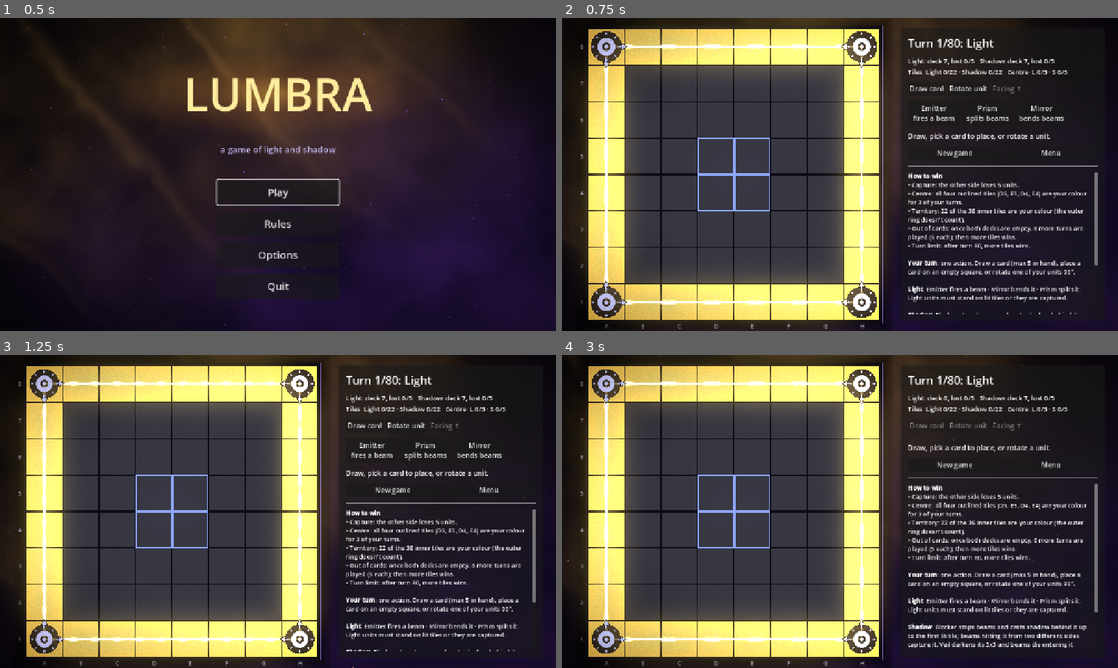
Above: before the commit, frames 1-4 (two rows, left to right).
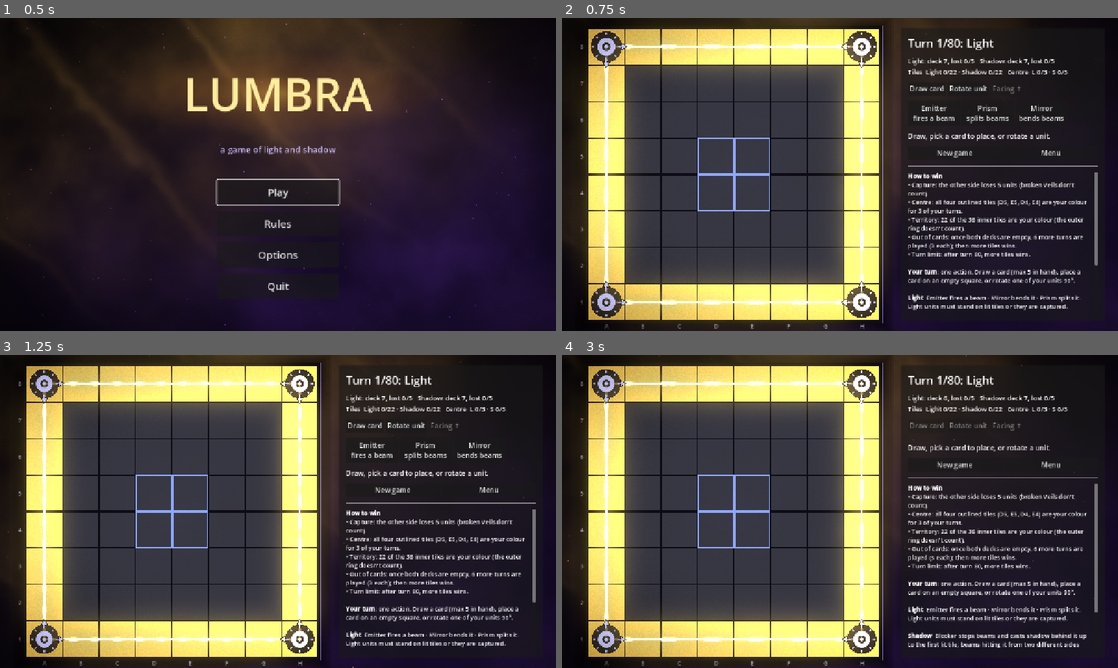
Above: after the commit, the same moments.

Repository: JabberBinKibria/Lumbra
Game: Godot game, scene res://scenes/main.tscn
The game is run twice, just before and just after one commit, with the same random seed, the same clock (stepped at 60 frames per second) and the same inputs.
Inputs:
- Up to frame 1 (0.5 s): no input
- Up to frame 2 (0.75 s): click "Play" at 0.5 s
- Up to frame 3 (1.25 s): no input
- Up to frame 4 (3 s): click "New game" at 1.25 s; click "New game" at 2 s; click "Draw card" at 2.75 s

Frame 1 is identical in both runs. In frame 2, 4.1% of the frame differs, in the area x 62-95%, y 52-95%; in frame 3, 4.1%; in frame 4, 5.0%, in the area x 62-95%, y 44-94%.

Commit message:
Let any Veil break to beams from two directions
Veils away from the centre and corners could never be captured, even
with beams entering their darkness from two sides.

- Any Veil now breaks when beams enter its darkness from two different
  directions (corner-emitter beams still pass through and don't count)
- Broken Veils don't count toward the capture limit
  (Rules.BROKEN_VEILS_COUNT); making every Veil capturable without this
  gave Light ~80% wins, with it self-play stays at 46.5 / 53.5
- Hit markers on every Veil; capture notice marks broken Veils
- Rules panel, README and balance simulator updated to match

Co-Authored-By: Claude Opus 5.5 <noreply@anthropic.com>

Diff:
--- a/scripts/board/hit_marker_layer.gd
+++ b/scripts/board/hit_marker_layer.gd
@@ -1,7 +1,7 @@
 @tool
 class_name HitMarkerLayer
 extends Node2D
-## Dashed violet bars on each side a beam struck a Blocker or entered a capturable Veil's darkness.
+## Dashed violet bars on each side a beam struck a Blocker or entered a Veil's darkness.
 ## A second side means the piece is captured. Dashed and violet so they never read as beams.
 
 var result: LightEngine.Result
@@ -16,8 +16,7 @@
 	for bi in result.hits:
 		_mark_sides(bi, result.hits[bi], 0.5, 0.4)
 	for vi in result.veil_hits:
-		if LightEngine.veil_capturable(_cell(vi)):  # other Veils can't be captured by beams
-			_mark_sides(vi, result.veil_hits[vi], LightEngine.VEIL_RADIUS + 0.5, LightEngine.VEIL_RADIUS + 0.4)
+		_mark_sides(vi, result.veil_hits[vi], LightEngine.VEIL_RADIUS + 0.5, LightEngine.VEIL_RADIUS + 0.4)
 
 ## reach: centre-to-edge distance in cells; half_len: half the bar length in cells.
 func _mark_sides(i: int, dirs: Dictionary, reach: float, half_len: float) -> void:
--- a/scripts/core/light_engine.gd
+++ b/scripts/core/light_engine.gd
@@ -8,7 +8,7 @@
 ##  - A beam dies the moment it enters a tile inside a Veil's darkness zone (the full 3x3
 ##    around the Veil, including its own tile), and records
 ##    its direction against every Veil whose zone that tile belongs to.
-##    Exception: beams fired straight from a corner emitter pass through darkness.
+##    Exception: beams fired straight from a corner emitter pass through darkness (and record nothing).
 ##  - Empty tile: lit. Mirror / Prism: lit, beam re-emitted. Emitter / Veil: lit, beam ends.
 ##  - Blocker: beam ends (tile not lit), casts a shadow ray behind it, and records the
 ##    incoming direction. Beams from 2+ different directions shatter the Blocker.
@@ -18,7 +18,6 @@
 
 enum Tile { DIM, LIGHT, SHADOW }
 const VEIL_RADIUS := 1
-const CORNERS: Array[Vector2i] = [Vector2i(0, 0), Vector2i(BoardState.SIZE - 1, 0), Vector2i(0, BoardState.SIZE - 1), Vector2i(BoardState.SIZE - 1, BoardState.SIZE - 1)]
 
 class Result:
 	var lit := PackedByteArray()
@@ -139,8 +138,8 @@
 			r.state[i] = Tile.DIM
 	return r
 
-## Light units must stand on LIGHT tiles. Veils die on LIGHT tiles, or when their darkness
-## covers a centre key tile or a corner and beams enter it from two different directions.
+## Light units must stand on LIGHT tiles. Veils die on LIGHT tiles, or break when beams enter
+## their darkness from two different directions.
 ## Blockers die only when crushed by beams from two different directions.
 static func find_violations(board: BoardState, r: Result) -> Array[Vector2i]:
 	var out: Array[Vector2i] = []
@@ -157,18 +156,10 @@
 				out.append(cell)
 		elif t == Tile.LIGHT:
 			out.append(cell)
-		elif u.kind == Unit.Kind.VEIL and veil_capturable(cell):
+		elif u.kind == Unit.Kind.VEIL:
 			if r.veil_hits.get(board.idx(cell), {}).size() > 1:
 				out.append(cell)
 	return out
-
-## Only Veils whose darkness reaches a centre key tile or a corner can be captured by beams.
-static func veil_capturable(cell: Vector2i) -> bool:
-	for k in Rules.KEY_TILES + CORNERS:
-		var off: Vector2i = k - cell
-		if absi(off.x) <= VEIL_RADIUS and absi(off.y) <= VEIL_RADIUS:
-			return true
-	return false
 
 ## Territory: only the inner 6x6 counts. The edge ring is lit by the corner emitters from the start.
 static func count_tiles(r: Result, tile: int) -> int:
--- a/scripts/core/rules.gd
+++ b/scripts/core/rules.gd
@@ -6,6 +6,7 @@
 const START_HAND := 3
 const MAX_HAND := 5
 const CAPTURE_LIMIT := 5     # units lost before a side is defeated
+const BROKEN_VEILS_COUNT := false  # do Veils broken by beams count toward CAPTURE_LIMIT?
 const TERRITORY_WIN := 22    # inner tiles of your element (60% of the inner 36; the edge ring doesn't count)
 const ZONE_TURNS := 3        # own turns holding every key tile
 const FINAL_TURNS := 6       # turns played after both decks are empty (3 each), then the tile count decides
--- a/scripts/core/turn_manager.gd
+++ b/scripts/core/turn_manager.gd
@@ -149,9 +149,14 @@
 	var captured: Array = []
 	for e in s.removed:
 		var u: Unit = e[1]
-		losses[u.faction] += 1
+		if counts_as_loss(u):
+			losses[u.faction] += 1
 		captured.append(u)
 	return captured
+
+## Broken Veils don't count toward the capture limit unless Rules.BROKEN_VEILS_COUNT is set.
+static func counts_as_loss(u: Unit) -> bool:
+	return Rules.BROKEN_VEILS_COUNT or u.kind != Unit.Kind.VEIL
 
 ## Removes captured units until nothing else is captured (removing a Mirror can darken more units).
 ## Returns {result, removed: Array of [cell, Unit]}.
--- a/scripts/main.gd
+++ b/scripts/main.gd
@@ -168,12 +168,13 @@
 			preview_hint = ""
 	_refresh()
 
-## e.g. "Captured: Shadow Blocker on E4, Light Mirror on C3."
+## e.g. "Captured: Shadow Blocker on E4, Shadow Veil on G4 (broken, doesn't count)."
 func _capture_text(caps: Array) -> String:
 	var parts: Array[String] = []
 	for e in caps:
 		var u: Unit = e[1]
-		parts.append("%s %s on %s" % [Unit.FACTION_NAMES[u.faction], Unit.NAMES[u.kind], BoardState.cell_name(e[0])])
+		var note := "" if TurnManager.counts_as_loss(u) else " (broken, doesn't count)"
+		parts.append("%s %s on %s%s" % [Unit.FACTION_NAMES[u.faction], Unit.NAMES[u.kind], BoardState.cell_name(e[0]), note])
 	return "Captured: %s." % ", ".join(parts)
 
 func _tiles(tile: int) -> int:
--- a/scripts/ui/hud.gd
+++ b/scripts/ui/hud.gd
@@ -36,7 +36,7 @@
 	var keys := ", ".join(Rules.KEY_TILES.map(func(c): return BoardState.cell_name(c)))
 	return "\n".join([
 		"[b]How to win[/b]",
-		"• Capture: the other side loses %d units." % Rules.CAPTURE_LIMIT,
+		"• Capture: the other side loses %d units%s." % [Rules.CAPTURE_LIMIT, "" if Rules.BROKEN_VEILS_COUNT else " (broken Veils don't count)"],
 		"• Centre: all four outlined tiles (%s) are your colour for %d of your turns." % [keys, Rules.ZONE_TURNS],
 		"• Territory: %d of the %d inner tiles are your colour (the outer ring doesn't count)." % [Rules.TERRITORY_WIN, (BoardState.SIZE - 2) * (BoardState.SIZE - 2)],
 		"• Out of cards: once both decks are empty, %d more turns are played (%d each); then more tiles wins." % [Rules.FINAL_TURNS, int(Rules.FINAL_TURNS / 2.0)],
@@ -46,7 +46,7 @@
 		"",
 		"[b]Light[/b]  Emitter fires a beam · Mirror bends it · Prism splits it. Light units must stand on lit tiles or they are captured.",
 		"",
-		"[b]Shadow[/b]  Blocker stops beams and casts shadow behin …(143 unchanged characters)… ner emitter beams, which pass through); a Veil whose darkness touches the centre or a corner is captured when beams enter it from two different directions.",
+		"[b]Shadow[/b]  Blocker stops beams and casts shadow behin …(143 unchanged characters)… ner emitter beams, which pass through); beams entering its darkness from two different directions break it.",
 		"",
 		"Corner emitters are neutral and permanent. You can't place a unit where it would be captured instantly.",
 	])
--- a/tests/balance_sim.gd
+++ b/tests/balance_sim.gd
@@ -123,7 +123,9 @@
 		if bad.is_empty():
 			break
 		for c in bad:
-			lost[b.remove_unit(c).faction] += 1
+			var gone := b.remove_unit(c)
+			if TurnManager.counts_as_loss(gone):
+				lost[gone.faction] += 1
 	return _eval(tm, f, o, r, lost[f], lost[o])
 
 func _eval(tm: TurnManager, f: int, o: int, r: LightEngine.Result, my_new_loss: int, their_new_loss: int) -> float:
Not shown, changed: README.md
